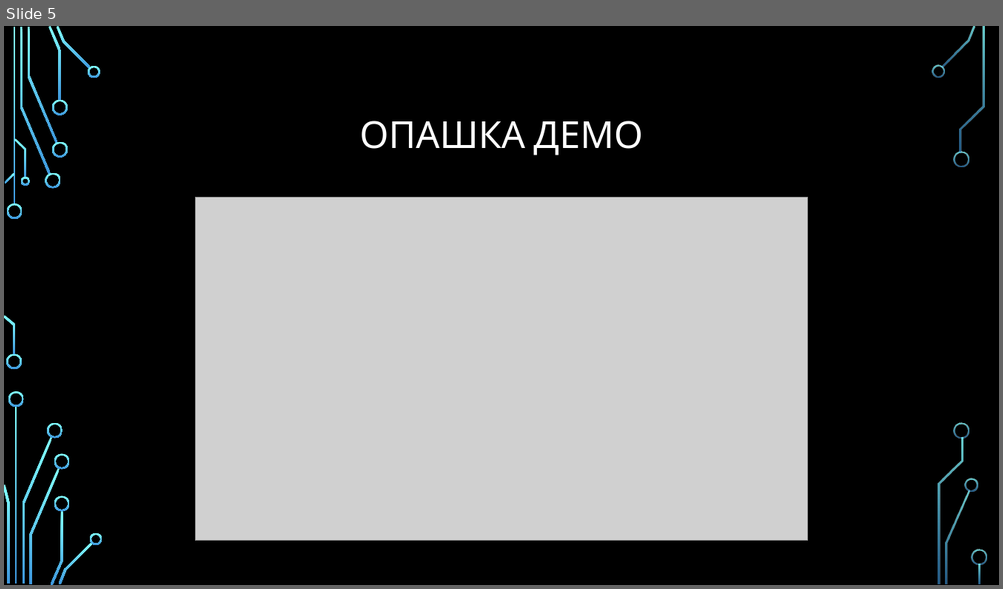
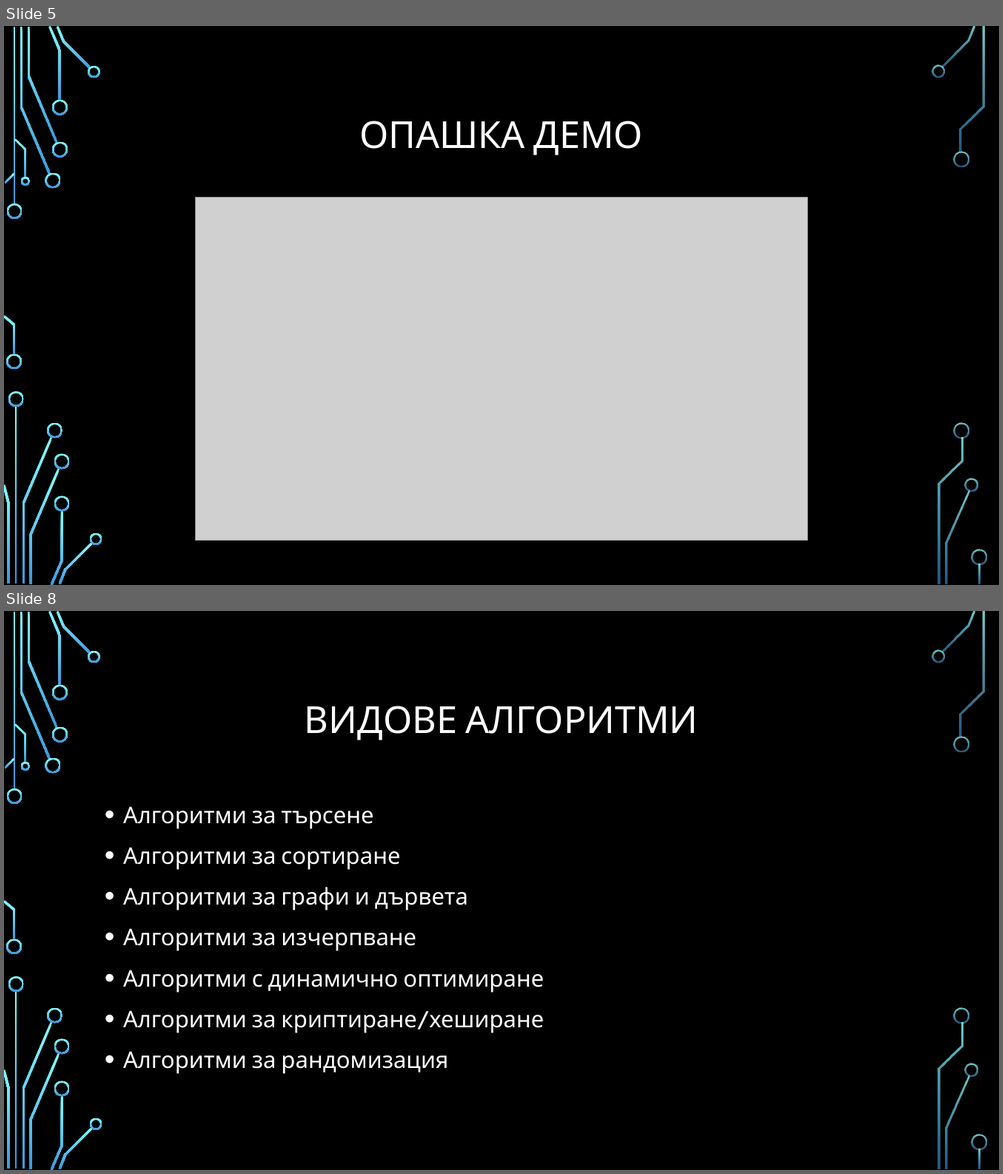
Before and after one commit to Bilyukov/java-course, a slide deck: 09.alorithms-and-data-structures.pptx. Shown one above the other, each under a label of ours: slide 5 before the commit, slides 5 and 8 after it; the slides between them are not shown. The pictures are 1003x589 and 1003x1174 pixels, drawn with LibreOffice and Linux fonts; fonts in the diff are those of the drawing; grey boxes stand for pictures; background and template pictures are left out. Boxes give left, top, right and bottom in pixels: in the first picture for what was removed or moved away, otherwise in the second. Text is boxed around its words. In the diff, an @@ line names an element or a change of style, - is before the commit and + after.

```diff
--- a/09.alorithms-and-data-structures.pptx
+++ b/09.alorithms-and-data-structures.pptx
@@ slide 8 added at (4, 611, 999, 1170), background picture (left out); not listed: 36 template elements that a slide beside it also shows @@
@@ title added at (304, 706, 698, 741), 36 pt, text #FFFFFF @@
+ВИДОВЕ АЛГОРИТМИ
@@ text added at (123, 806, 543, 1074), 22.2 pt, text #FFFFFF @@
+• Алгоритми за търсене
+• Алгоритми за сортиране
+• Алгоритми за графи и дървета
+• Алгоритми за изчерпване
+• Алгоритми с динамично оптимиране
+• Алгоритми за криптиране/хеширане
+• Алгоритми за рандомизация
```
Also in this commit, not shown: 17 other slides added, 7 other files.
